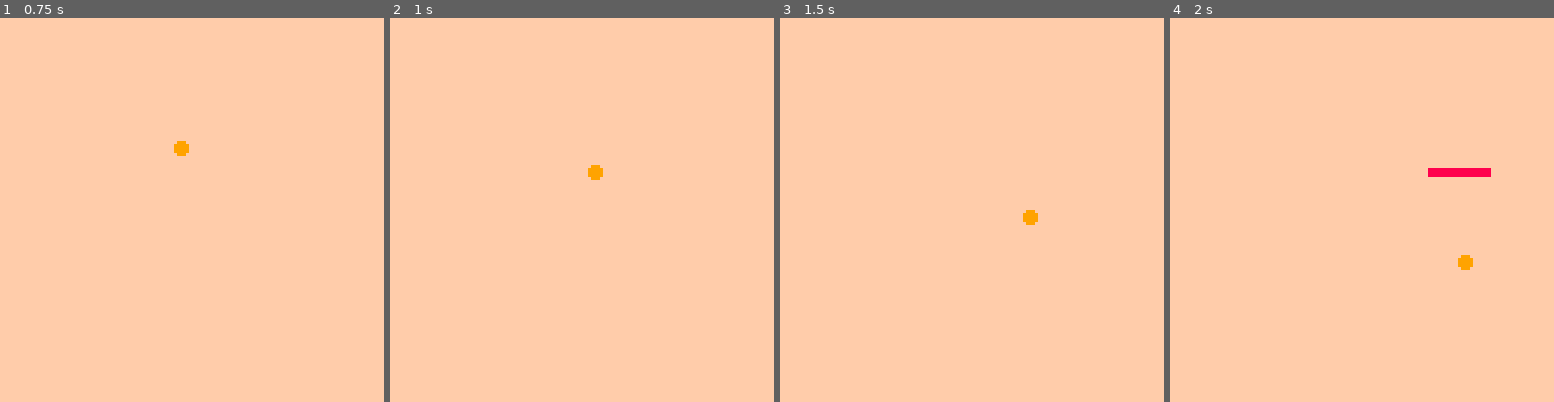
Above: before the commit, frames 1-4 (left to right).
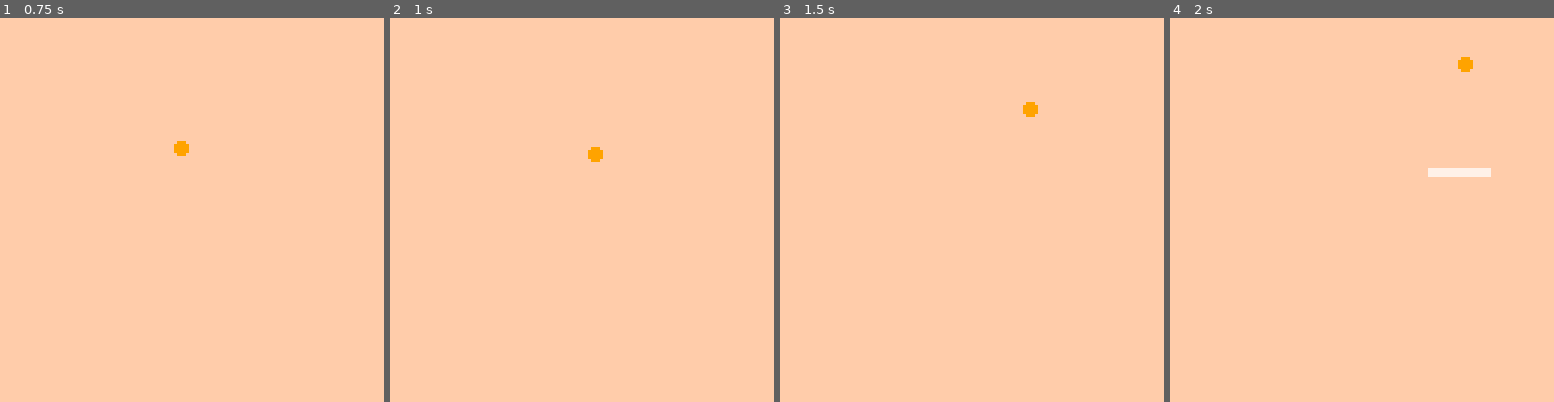
Above: after the commit, the same moments.

Repository: Kacperek2137/BallzArt
Game: PICO-8 cartridge japan.p8
Same seed, same stepped clock (60 frames per second), same inputs: the game is played once before the commit and once after it.
Inputs:
- Up to frame 1 (0.75 s): no input
- Up to frame 2 (1 s): no input
- Up to frame 3 (1.5 s): no input
- Up to frame 4 (2 s): hold Right from 1.6 s (still down)

Frame 1 is identical in both runs. In frame 2, 0.3% of the frame differs, in the area x 51-56%, y 33-43%; in frame 3, 0.3%; in frame 4, 0.6%, in the area x 67-84%, y 10-66%.

Commit message:
japan added 50% working collistions

Diff:
--- a/japan.p8
+++ b/japan.p8
@@ -1,20 +1,20 @@
 pico-8 cartridge // http://www.pico-8.com
 version 29
 __lua__
-pad_x = 50
-pad_y = 50
-pad_position = ""
-pad_width = 20
-pad_height = 2
+function _init()
+	pad_x = 50
+	pad_y = 50
+	pad_position = ""
+	pad_width = 20
+	pad_height = 2
+	pad_color = 6
 
--- ball setup
-ball_radius = 2
-ball_x = 37
-ball_y = 20
-ball_dx = 1
-ball_dy = 1
-
-function _init()
+	-- ball setup
+	ball_radius = 2
+	ball_x = 37
+	ball_y = 20
+	ball_dx = 1
+	ball_dy = 1
 
 end
 
@@ -61,10 +61,12 @@
  pad_position = "vertical"
 end
 
--- coliision detection invoke
-
+pad_color = 7
+-- check if ball hit pad
 if ball_box(pad_x, pad_y, pad_width, pad_height) then
 	-- deal with collision
+	pad_color = 8
+	ball_dy = - ball_dy
 end
 
 
@@ -77,11 +79,11 @@
 
 	-- player pad
 	if pad_position == "horizontal" then
-		rectfill(pad_x, pad_y, pad_x + pad_width, pad_y + pad_height, 8)
+		rectfill(pad_x, pad_y, pad_x + pad_width, pad_y + pad_height, pad_color)
 	end
 
 	if pad_position == "vertical" then
-		rectfill(pad_x + pad_width / 2 - pad_height / 2 - pad_height / 2,pad_y - pad_width / 2 ,pad_x + pad_width /2, pad_y + pad_width / 2, 8)
+		rectfill(pad_x + pad_width / 2 - pad_height / 2 - pad_height / 2,pad_y - pad_width / 2 ,pad_x + pad_width /2, pad_y + pad_width / 2, pad_color)
 	end
 
 	--ball
@@ -90,6 +92,7 @@
 end
 
 function ball_box(box_x, box_y, box_width, box_height)
+	--checks the collision of a ball with a rectangle
 	-- top edge check
 	if ball_y - ball_radius > box_y + box_height then
 		return false
